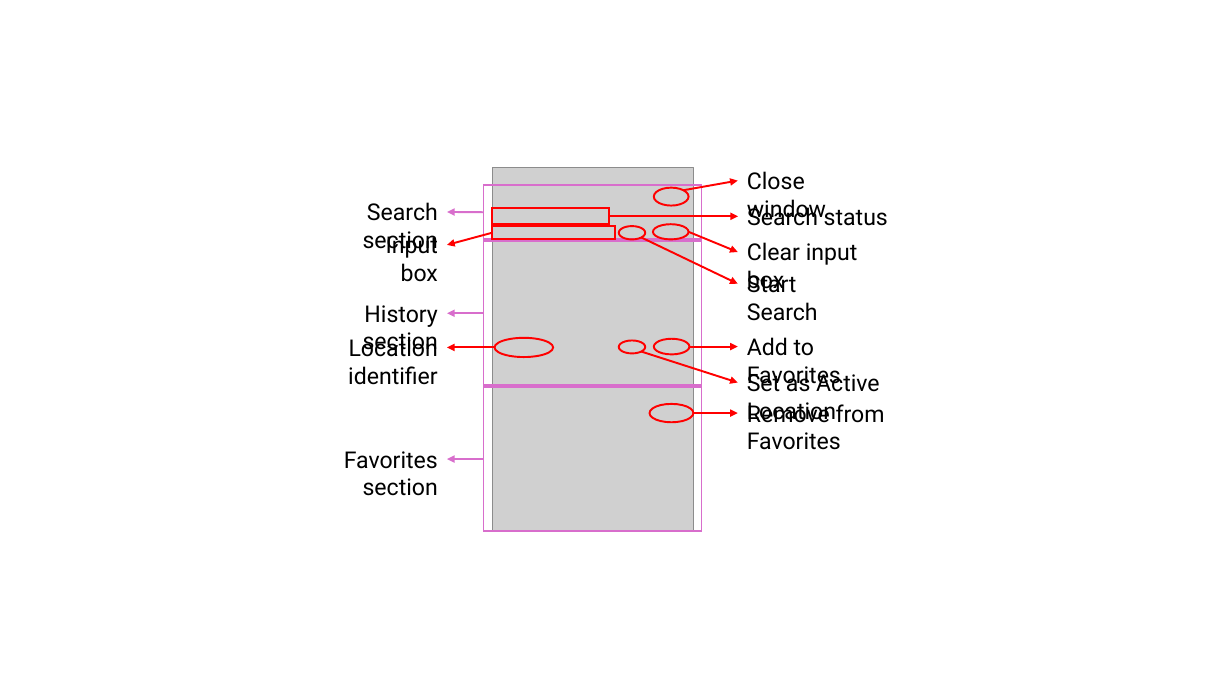
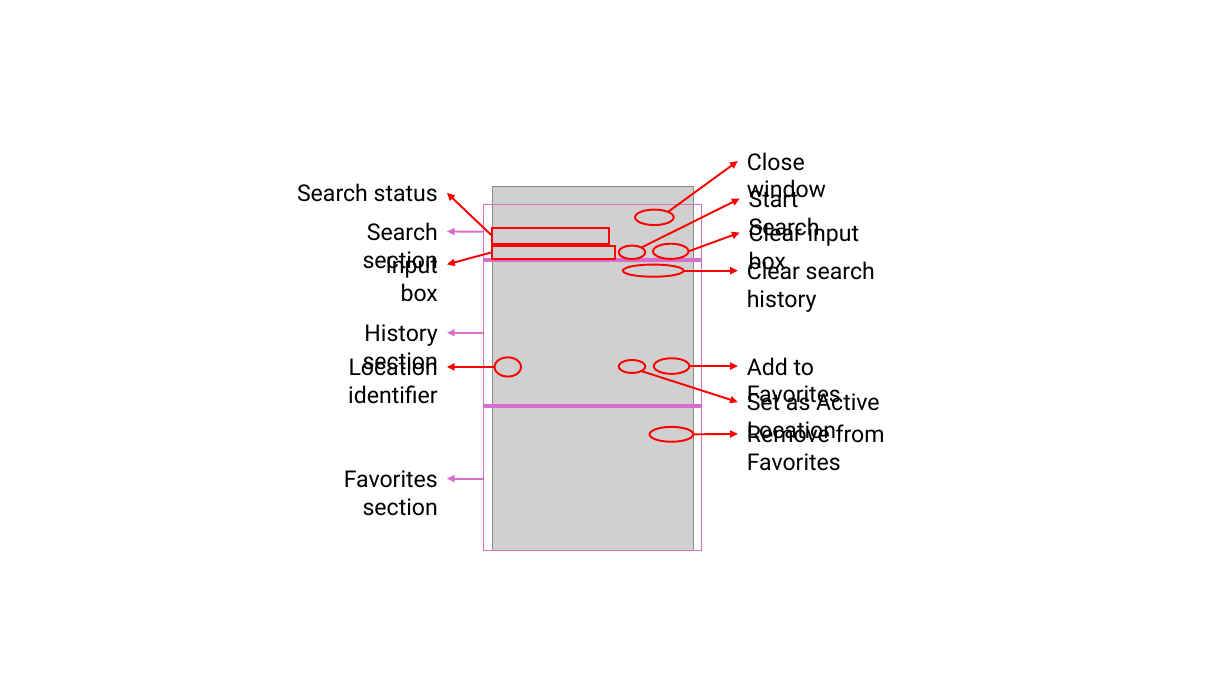
Before and after one commit to UtriainenJ/WeatherApp, a slide deck: slide 2 of Documentation/diagrams.pptx. Drawn at 1232x693 pixels with LibreOffice and Linux fonts; fonts in the diff are those of the drawing; grey boxes stand for pictures. Boxes give left, top, right and bottom in pixels: in the first picture for what was removed or moved away, otherwise in the second. Text is boxed around its words. In the diff, an @@ line names an element or a change of style, - is before the commit and + after.

Commit message:
fixup! Added clear history button

```diff
--- a/Documentation/diagrams.pptx
+++ b/Documentation/diagrams.pptx
@@ text "Close window": place and size @@
-text "Close window" at [747, 171, 826, 222]
+text "Close window" at [747, 152, 826, 203]
@@ text "Search status": place and size @@
-text "Search status" at [747, 204, 888, 226]
+text "Search status" at [297, 183, 438, 202]
@@ text "Search status" at [297, 183, 438, 202]: alignment left to right @@
@@ arrow moved from (684, 190) - (738, 180) to (668, 212) - (738, 161) @@
@@ arrow moved from (609, 216) - (738, 216) to (493, 236) - (447, 193) @@
@@ arrow moved from (641, 238) - (738, 284) to (641, 248) - (739, 199) @@
@@ text "Start Search" rewrapped from [747, 272, 818, 321] to [749, 186, 820, 240] @@
@@ 8 texts, 8 arrows, 5 rectangles, 4 ellipses, 1 picture: place and size @@
-8 texts, 8 arrows, 5 rectangles, 4 ellipses, 1 picture at [344, 167, 885, 531]
+8 texts, 8 arrows, 5 rectangles, 4 ellipses, 1 picture at [344, 187, 885, 551]
@@ ellipse: place and size @@
-ellipse at [654, 188, 689, 205]
+ellipse at [635, 210, 674, 226]
@@ arrow moved from (689, 232) - (738, 252) to (689, 251) - (739, 233) @@
@@ text "Clear input box": place and size @@
-text "Clear input box" at [747, 242, 858, 293]
+text "Clear input box" at [749, 220, 860, 274]
@@ ellipse added at [623, 264, 684, 276], outline #FF0000 1.5 pt @@
@@ text added at [747, 258, 817, 312], 18 pt, text #000000 @@
+Clear search history
@@ arrow added from (684, 271) to (738, 271), #FF0000 1.5 pt @@
@@ ellipse: place and size @@
-ellipse at [494, 338, 553, 358]
+ellipse at [494, 358, 521, 377]
@@ ellipse: place and size @@
-ellipse at [650, 404, 693, 422]
+ellipse at [650, 427, 693, 442]
```
Also in this commit, not shown: 2 other files.
